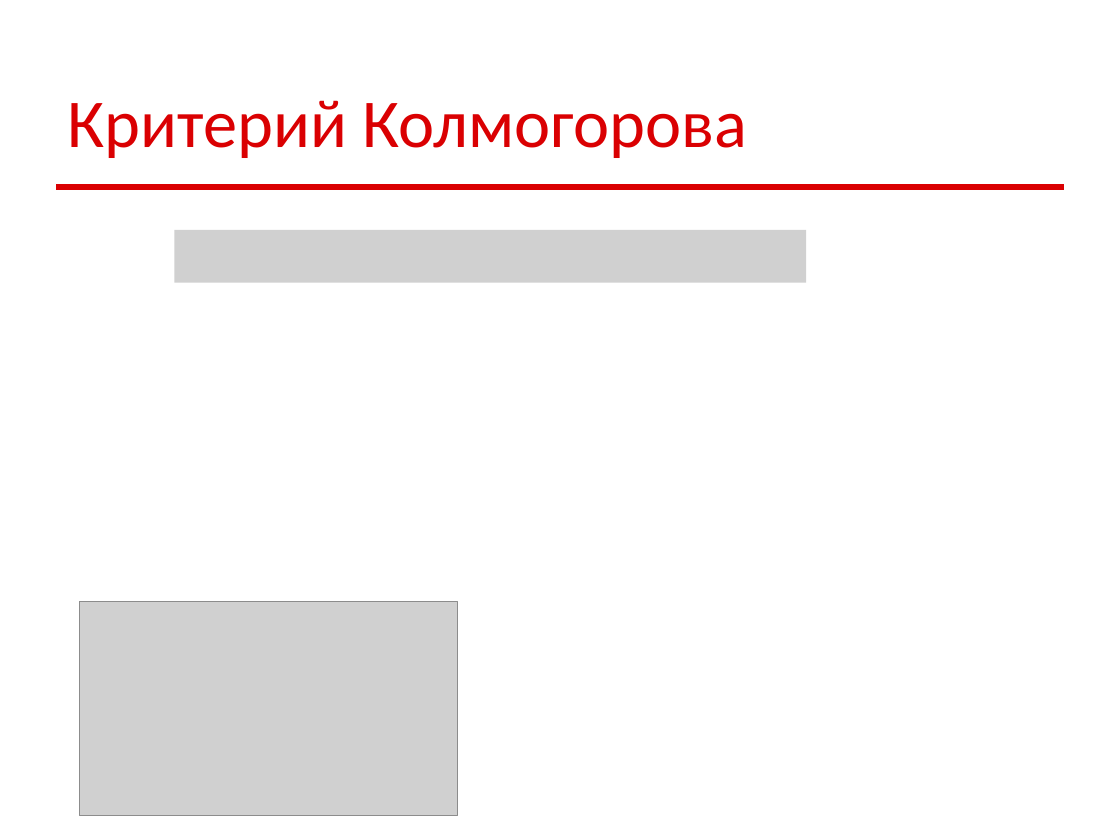
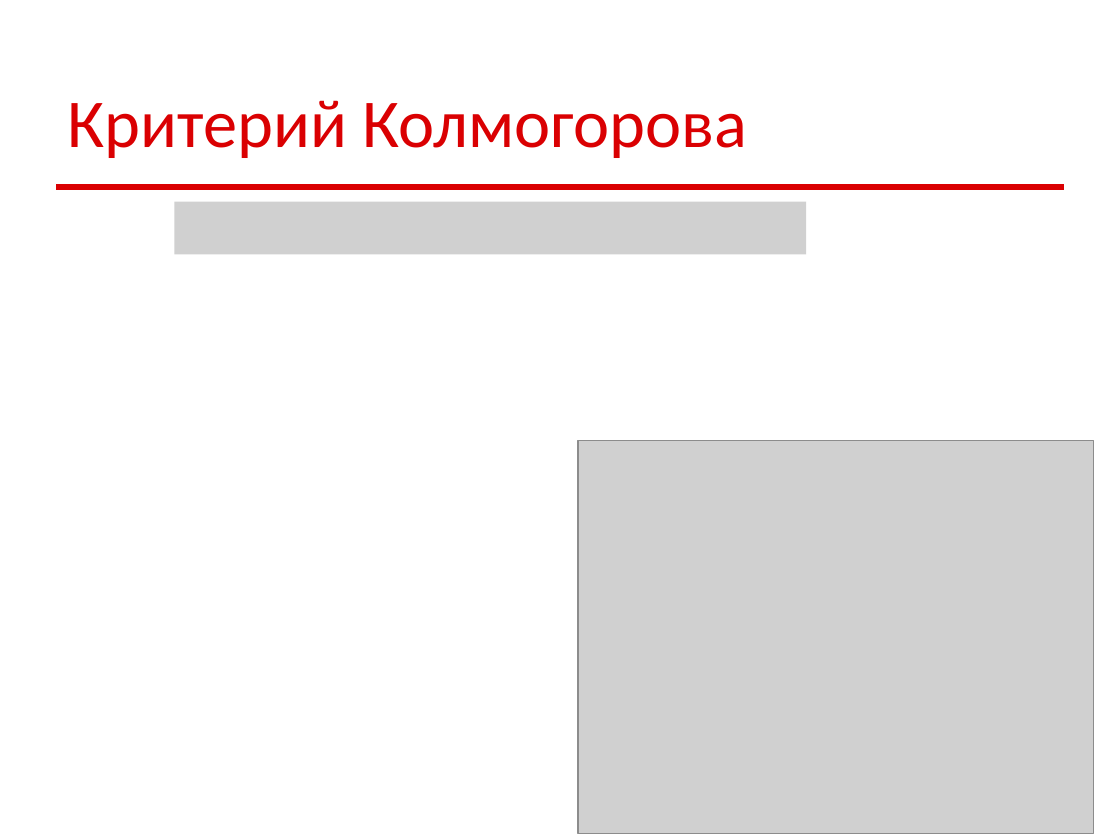
Before and after one commit to sudakov/math-for-ds, a slide deck: slide 22 of math_ds_02.pptx. Drawn at 1120x840 pixels with LibreOffice and Linux fonts; fonts in the diff are those of the drawing; grey boxes stand for pictures. Boxes give left, top, right and bottom in pixels: in the first picture for what was removed or moved away, otherwise in the second. Text is boxed around its words. In the diff, an @@ line names an element or a change of style, - is before the commit and + after.

```diff
--- a/math_ds_02.pptx
+++ b/math_ds_02.pptx
@@ picture: place and size @@
-picture at <box>175,230,806,282</box>
+picture at <box>175,202,806,254</box>
@@ picture added at <box>578,441,1093,833</box> @@
@@ picture removed at <box>80,601,458,816</box> @@
```
Also in this commit, not shown: 1 slide added, 3 other files.
